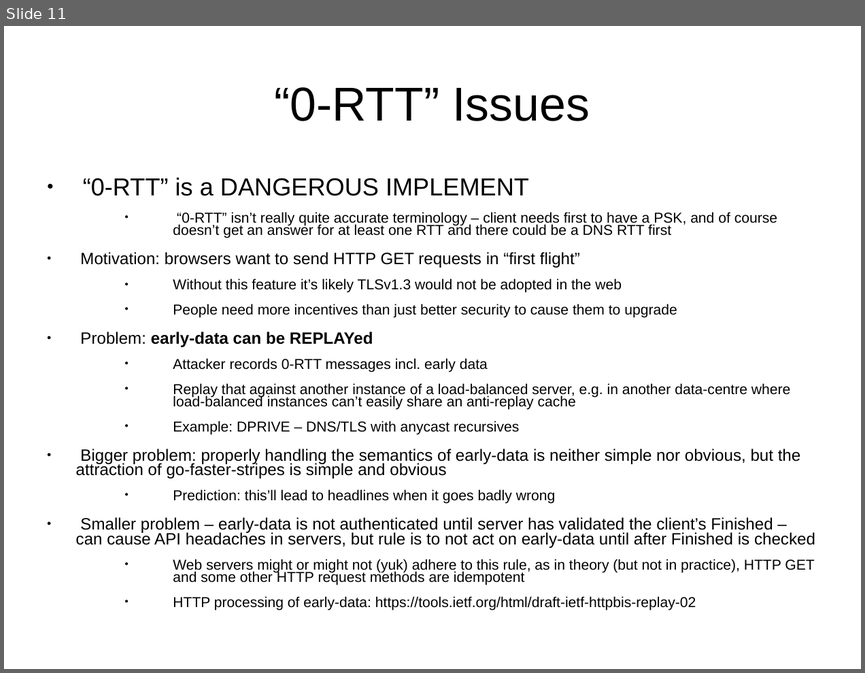
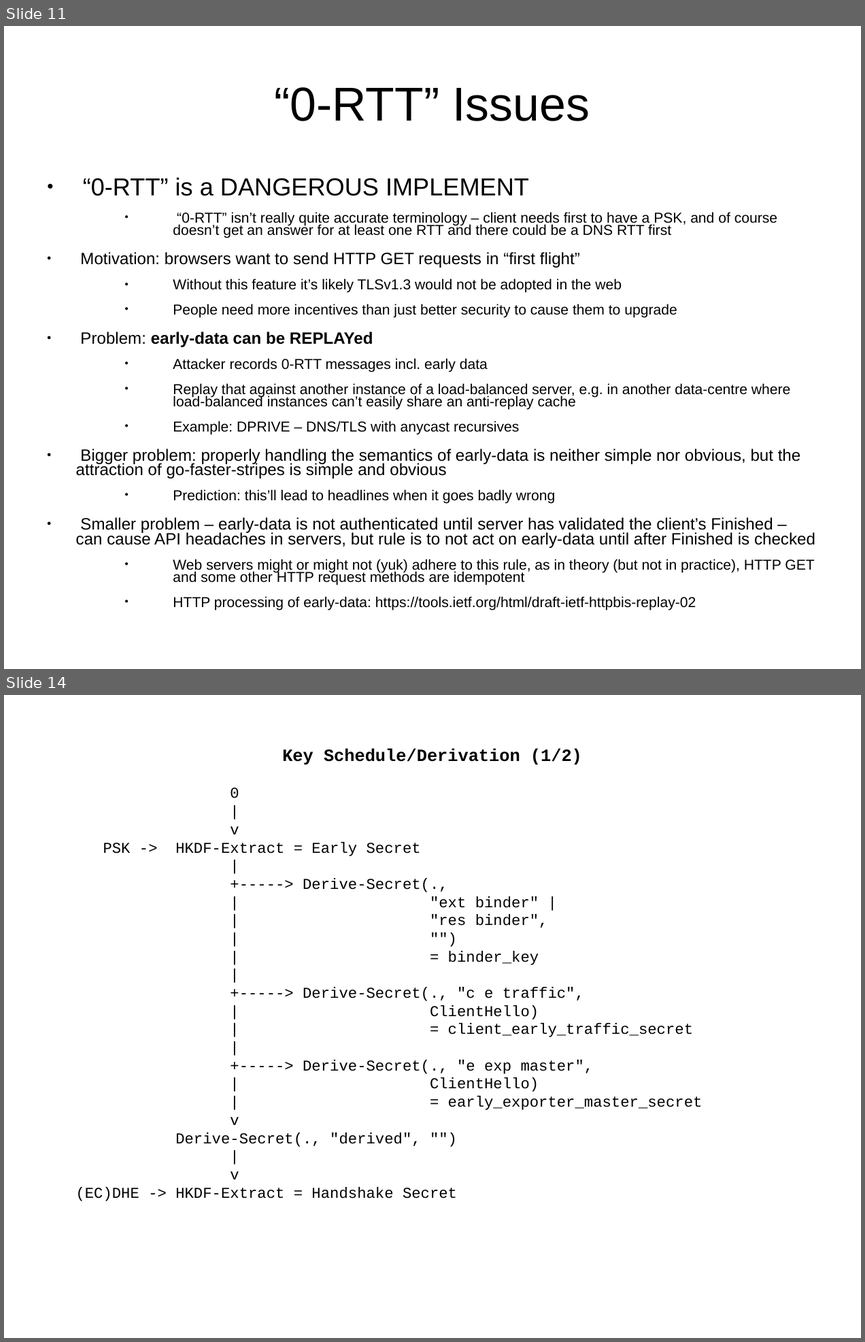
Before and after one commit to sftcd/cs7053, a slide deck: 2016lectures/07-tls13.ppt. Shown one above the other, each under a label of ours: slide 11 before the commit, slides 11 and 14 after it; the slides between them are not shown. The pictures are 865x673 and 865x1342 pixels, drawn with LibreOffice and Linux fonts; fonts in the diff are those of the drawing. Boxes give left, top, right and bottom in pixels: in the first picture for what was removed or moved away, otherwise in the second. Text is boxed around its words. In the diff, an @@ line names an element or a change of style, - is before the commit and + after.

```diff
--- a/2016lectures/07-tls13.ppt
+++ b/2016lectures/07-tls13.ppt
@@ slide 14 added at (x1=4, y1=695, x2=861, y2=1338), background #FFFFFF @@
@@ text added at (x1=76, y1=748, x2=702, y2=1201), 14 pt, text #000000 @@
+Key Schedule/Derivation (1/2)
+0
+|
+v
+PSK -> HKDF-Extract = Early Secret
+|
++-----> Derive-Secret(.,
+| "ext binder" |
+| "res binder",
+| "")
+| = binder_key
+|
++-----> Derive-Secret(., "c e traffic",
+| ClientHello)
+| = client_early_traffic_secret
+|
++-----> Derive-Secret(., "e exp master",
+| ClientHello)
+| = early_exporter_master_secret
+v
+Derive-Secret(., "derived", "")
+|
+v
+(EC)DHE -> HKDF-Extract = Handshake Secret
```
Also in this commit, not shown: 9 other slides added, 2 other files.
